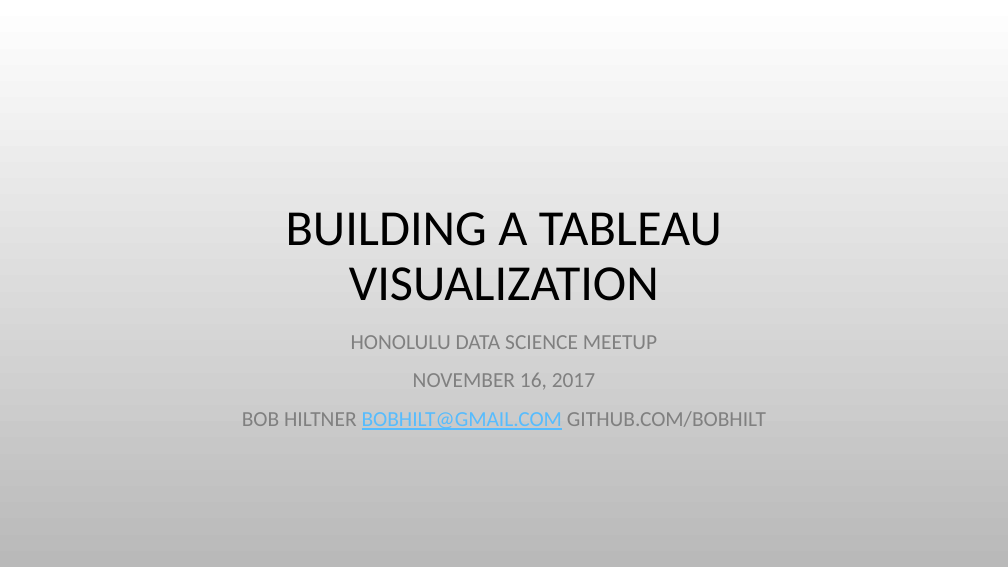
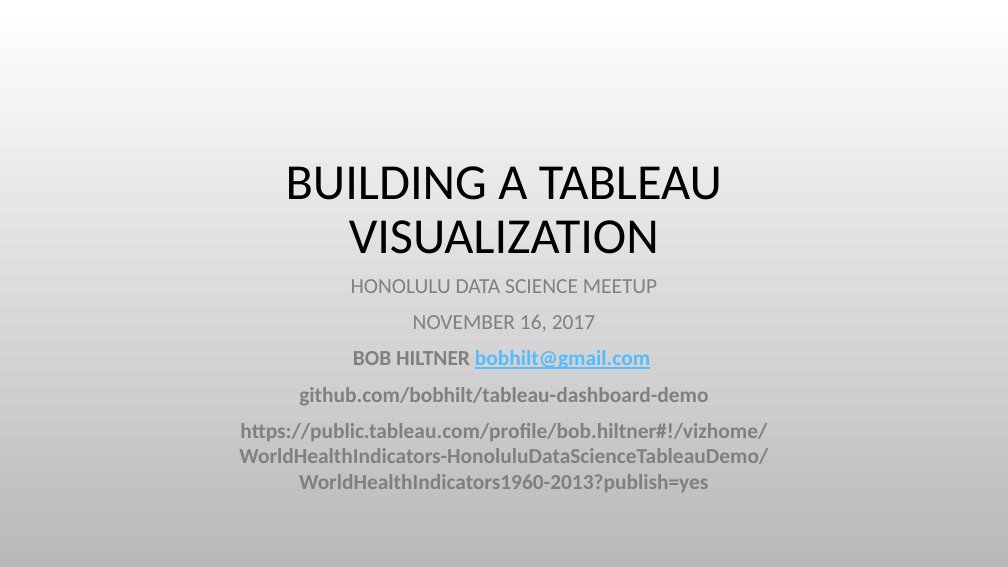
Before and after one commit to bobhilt/tableau-dashboard-demo, a slide deck: slide 1 of BuildingTableauDashboards.pptx. Drawn at 1008x567 pixels with LibreOffice and Linux fonts; fonts in the diff are those of the drawing; background and template pictures are left out. Boxes give left, top, right and bottom in pixels: in the first picture for what was removed or moved away, otherwise in the second. Text is boxed around its words. In the diff, an @@ line names an element or a change of style, - is before the commit and + after.

Commit message:
Add data visuals to deck, plus edits

```diff
--- a/BuildingTableauDashboards.pptx
+++ b/BuildingTableauDashboards.pptx
@@ title "BUILDING A TABLEAU VISUALIZATION": place and size @@
-title "BUILDING A TABLEAU VISUALIZATION" at <box>286,212,722,301</box>
+title "BUILDING A TABLEAU VISUALIZATION" at <box>286,166,722,254</box>
@@ subtitle "HONOLULU DATA SCIENCE MEETUP": place and size @@
-subtitle "HONOLULU DATA SCIENCE MEETUP" at <box>242,335,766,430</box>
+subtitle "HONOLULU DATA SCIENCE MEETUP" at <box>239,279,768,492</box>
@@ subtitle at <box>351,279,657,332</box>: line spacing 1.1 to 1 @@
@@ subtitle at <box>239,350,768,492</box>: text changed; bold on @@
-BOB HILTNER BOBHILT@GMAIL.COM GITHUB.COM/BOBHILT
+BOB HILTNER bobhilt@gmail.com
+github.com/bobhilt/tableau-dashboard-demo
+https://public.tableau.com/profile/bob.hiltner#!/vizhome/WorldHealthIndicators-HonoluluDataScienceTableauDemo/WorldHealthIndicators1960-2013?publish=yes
```
Also in this commit, not shown: 6 other slides changed, 3 slides added, 5 other files.
